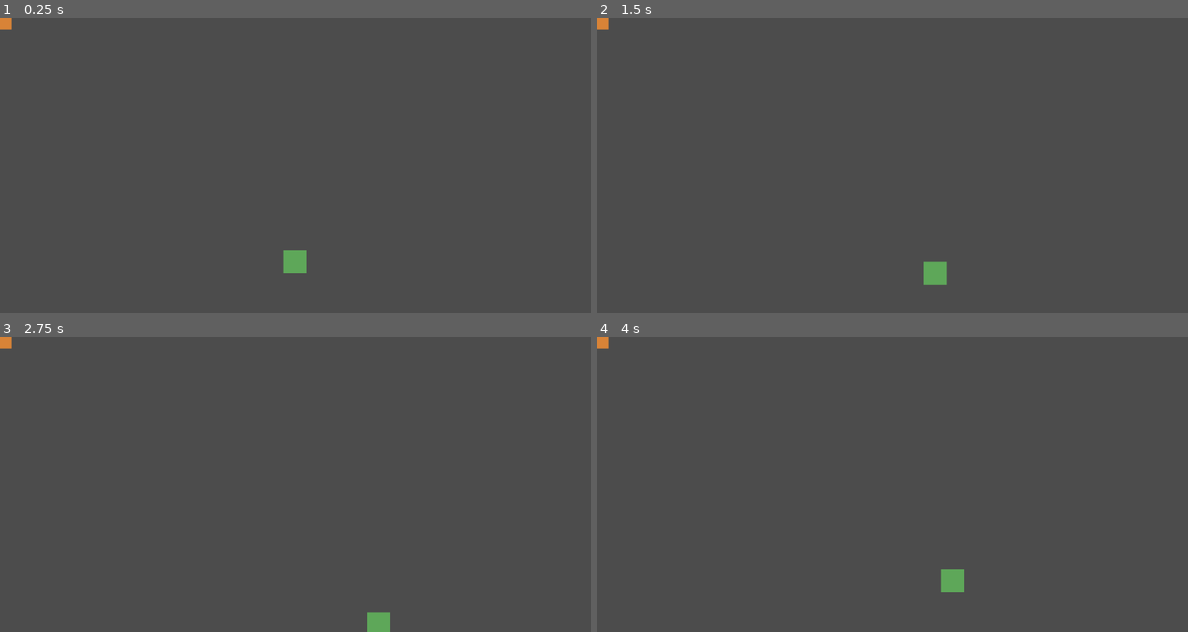
Above: before the commit, frames 1-4 (two rows, left to right).
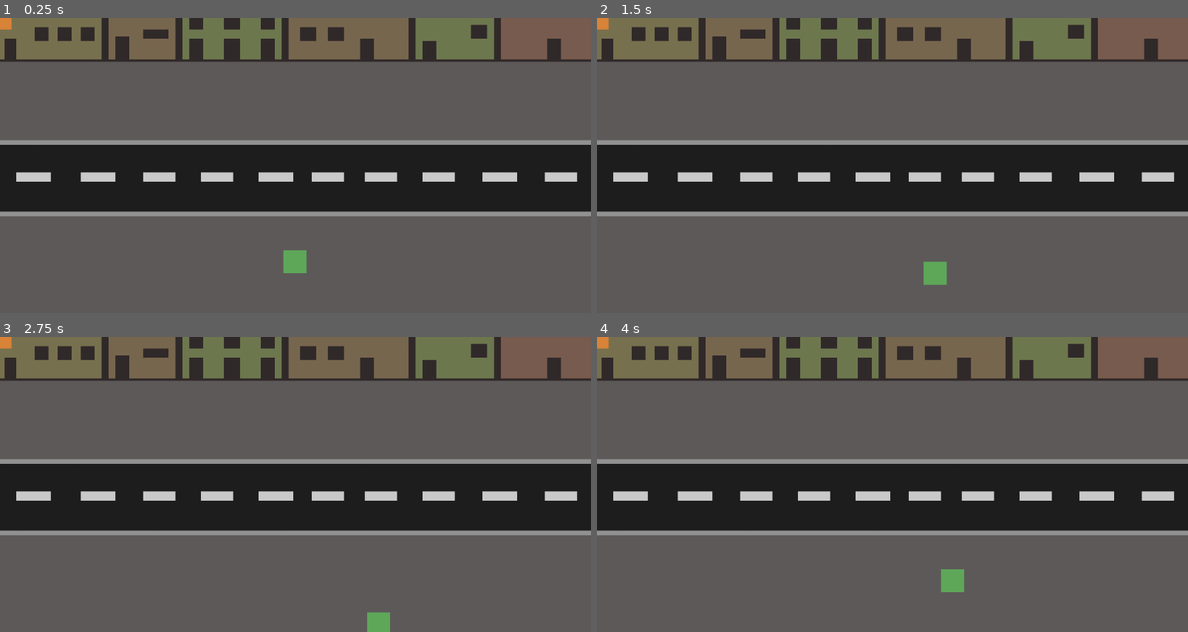
Above: after the commit, the same moments.

Repository: lost-in-thoughts/real-deal
Game: Godot game, scene res://game.tscn
Two runs of this game, one before a commit and one after it. Both use one fixed random seed, a clock stepped at 60 frames per second and the inputs below.
Inputs:
- Up to frame 1 (0.25 s): no input
- Up to frame 2 (1.5 s): tap Enter at 0.5 s; hold Right (ui_right) 0.53-1.28 s; tap Space (ui_select) at 0.77 s; hold Down (ui_down) from 1.28 s (still down)
- Up to frame 3 (2.75 s): tap Space (ui_select) at 1.52 s; release Down (ui_down) at 2.03 s; hold Right (ui_right) from 2.03 s (still down)
- Up to frame 4 (4 s): release Right (ui_right) at 2.78 s; hold Up (ui_up) 2.78-3.53 s; tap Space (ui_select) at 3.02, 3.77 s; hold Left (ui_left) from 3.53 s (still down)

The runs differ from the first frame. In frame 1, 40% of the frame differs, in the area x 0-100%, y 0-68%; in frame 2, 40%; in frame 3, 40%; in frame 4, 40%.

Commit message:
street added

Diff:
--- a/game.tscn
+++ b/game.tscn
@@ -1,14 +1,16 @@
-[gd_scene load_steps=4 format=2]
+[gd_scene load_steps=5 format=2]
 
 [ext_resource path="res://player.gd" type="Script" id=1]
 [ext_resource path="res://customer.gd" type="Script" id=2]
+[ext_resource path="res://street.png" type="Texture" id=3]
 
 [sub_resource type="CircleShape2D" id=1]
 
 [node name="game" type="Node2D"]
 
 [node name="background" type="Sprite" parent="."]
-scale = Vector2( 4, 4 )
+texture = ExtResource( 3 )
+offset = Vector2( 512, 256 )
 region_rect = Rect2( 1024, 512, 0, 0 )
 
 [node name="player" type="KinematicBody2D" parent="."]
Binary file added: street.png
